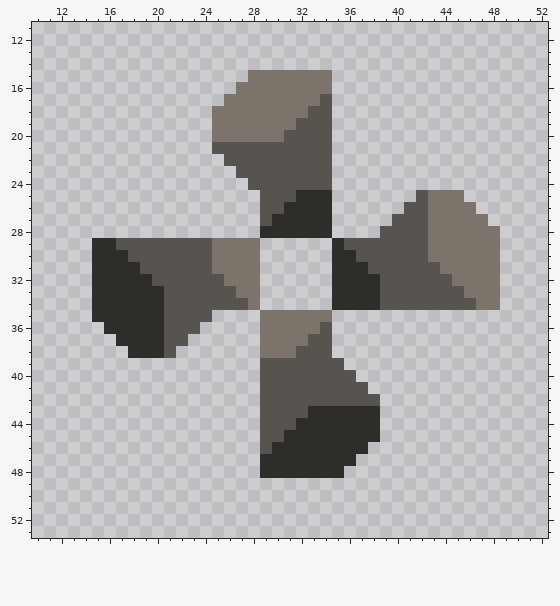
A pixel-art sprite gets an edit: assets/sprites/blocks/power/kirmite-evaporator-rotator.png. Above: the version before the commit.
The file is 64x64 pixels. Shown: x 10..52, y 11..53.
Once edited:
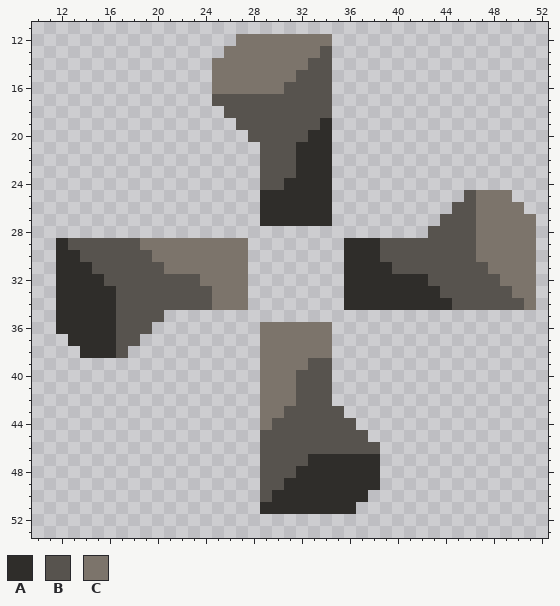
Palette (. is transparent): A #2f2d2a  B #57534e  C #7c746b
The exact change:
Changed rows in their new state; - is an unchanged pixel.
first column x 12:
12 ---------------CCCCCCCC-----------------
13 --------------CCCCCCCCB-----------------
14 -------------CCCCCCCCBB-----------------
15 -------------CCC----BBB-----------------
16 -------------CC----BBBB-----------------
17 -------------BBBBBBBBB------------------
18 -------------.BBBBBBB-------------------
19 -------------..BBBBB--A-----------------
20 -------------...BBB--AA-----------------
21 -------------....---AAA-----------------
22 --------------...---AAA-----------------
23 ---------------..---AAA-----------------
24 ----------------.--AAAA-----------------
25 -----------------AAA----------....BCCC--
26 -----------------AA----------....BBCCCC-
27 -----------------A----------....BBB-CCCC
28 -----------------......----....BBBB--CCC
29 ABBBB--CCCCCC---.------.AAA----BBBB--CCC
30 AABBBB--CCCCC---.------.-AA----BBBB--CCC
31 AAABBBB--CCCC---.------.--AA----BBBB-CCC
32 AAA-BBBB----CC--.------.---AAAA--BBBBCCC
33 AAA--BBBB----CC-.------.---AAAAA--BBBBCC
34 AAA--BBBB----CCC.------.---AAAAAA--BBBBC
35 AAA--BBBB....----......-----------------
36 AAAA-BBB....----------C-----------------
37 -AAAABB....----------CC-----------------
38 --AAAB....----------CCC-----------------
39 -----------------CCCC--.----------------
40 -----------------CCC---..---------------
41 -----------------CCC---...--------------
42 -----------------CCC---....-------------
43 -----------------CC--BBB...-------------
44 -----------------C--BBBBB..-------------
45 -------------------BBBBBBB.-------------
46 ------------------BBBBBBBBB-------------
47 -----------------BBBB----AA-------------
48 -----------------BBB----AAA-------------
49 -----------------BBAAAAAAAA-------------
50 -----------------BAAAAAAAA--------------
51 -----------------AAAAAAAA---------------
Where, in picture pixels (left, top, right, bottom), the same in both pictures:
changed: (56, 34, 536, 514)
